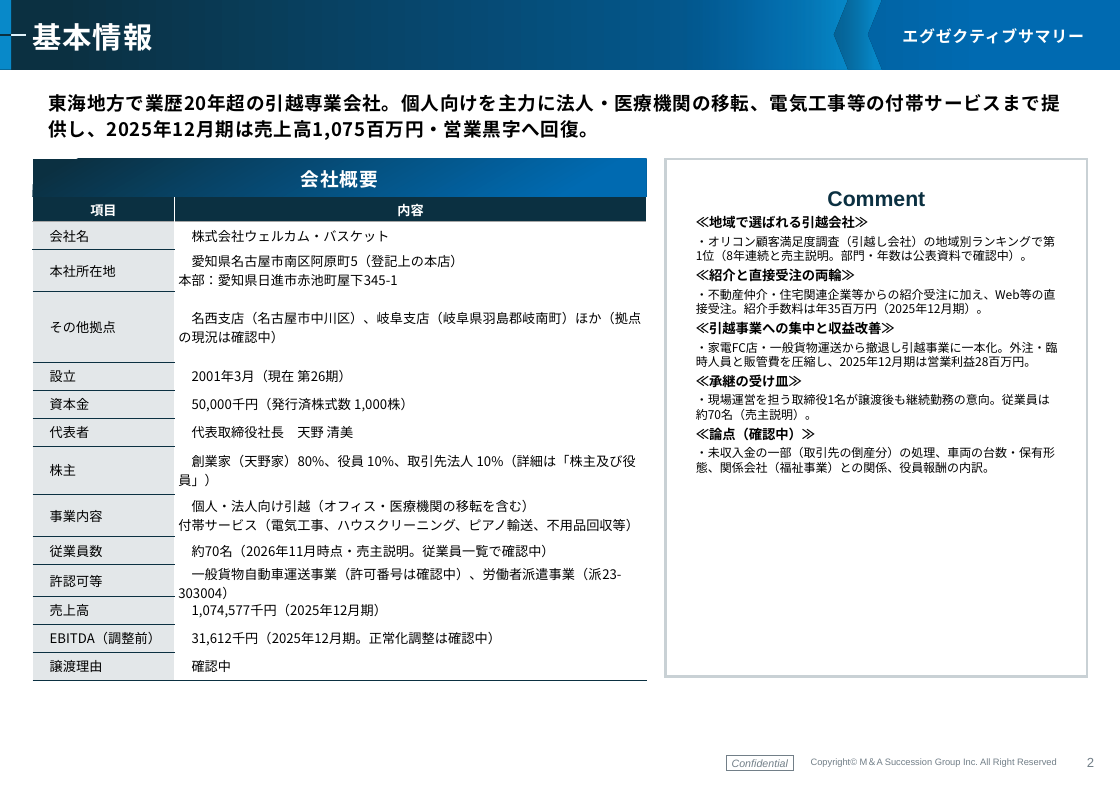
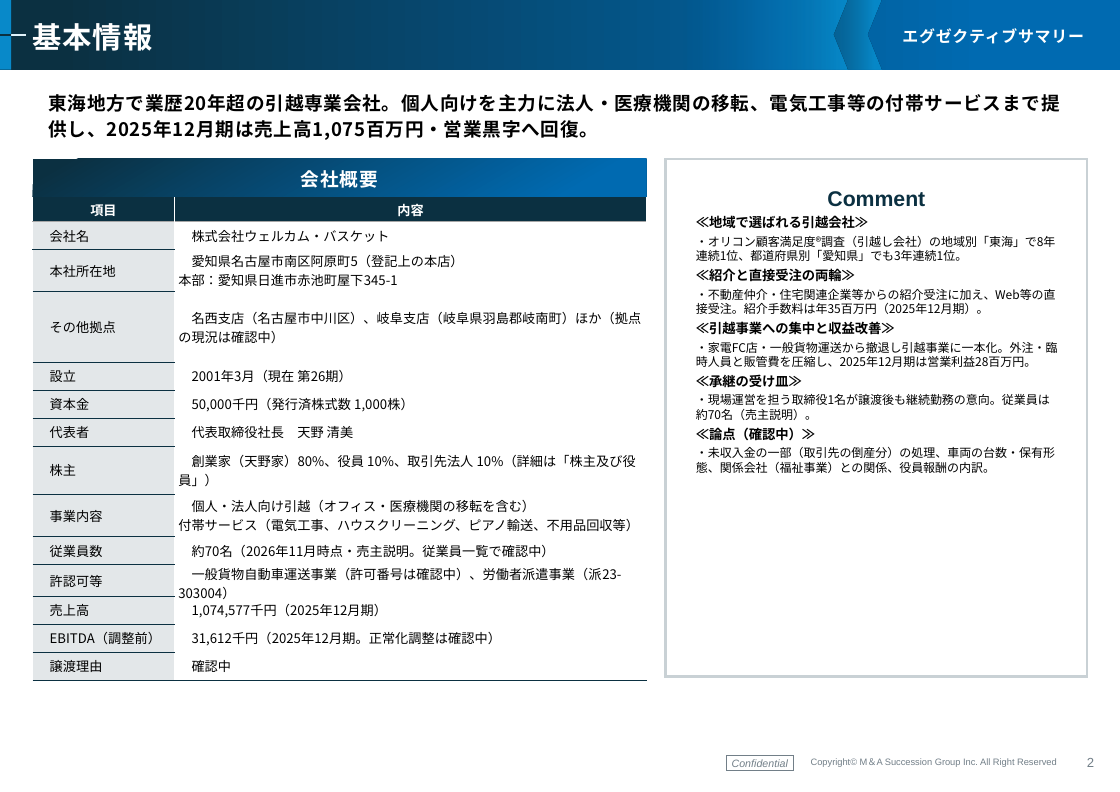
Before and after one commit to keisuketagaito/github-1st, a slide deck: slide 3 of 株式会社ウェルカム・バスケット/企業概要書_簡易版_ウェルカム・バスケット_261126.pptx. Drawn at 1120x792 pixels with LibreOffice and Linux fonts; fonts in the diff are those of the drawing; background and template pictures are left out. Boxes give left, top, right and bottom in pixels: in the first picture for what was removed or moved away, otherwise in the second. Text is boxed around its words. In the diff, an @@ line names an element or a change of style, - is before the commit and + after.

```diff
--- a/株式会社ウェルカム・バスケット/企業概要書_簡易版_ウェルカム・バスケット_261126.pptx
+++ b/株式会社ウェルカム・バスケット/企業概要書_簡易版_ウェルカム・バスケット_261126.pptx
@@ text at (696,236,1056,261): text changed @@
-・オリコン顧客満足度調査（引越し会社）の地域別ランキングで第1位（8年連続と売主説明。部門・年数は公表資料で確認中）。
+・オリコン顧客満足度®調査（引越し会社）の地域別「東海」で8年連続1位、都道府県別「愛知県」でも3年連続1位。
```
Also in this commit, not shown: 1 other slide changed, 1 slide added, 6 other files.
